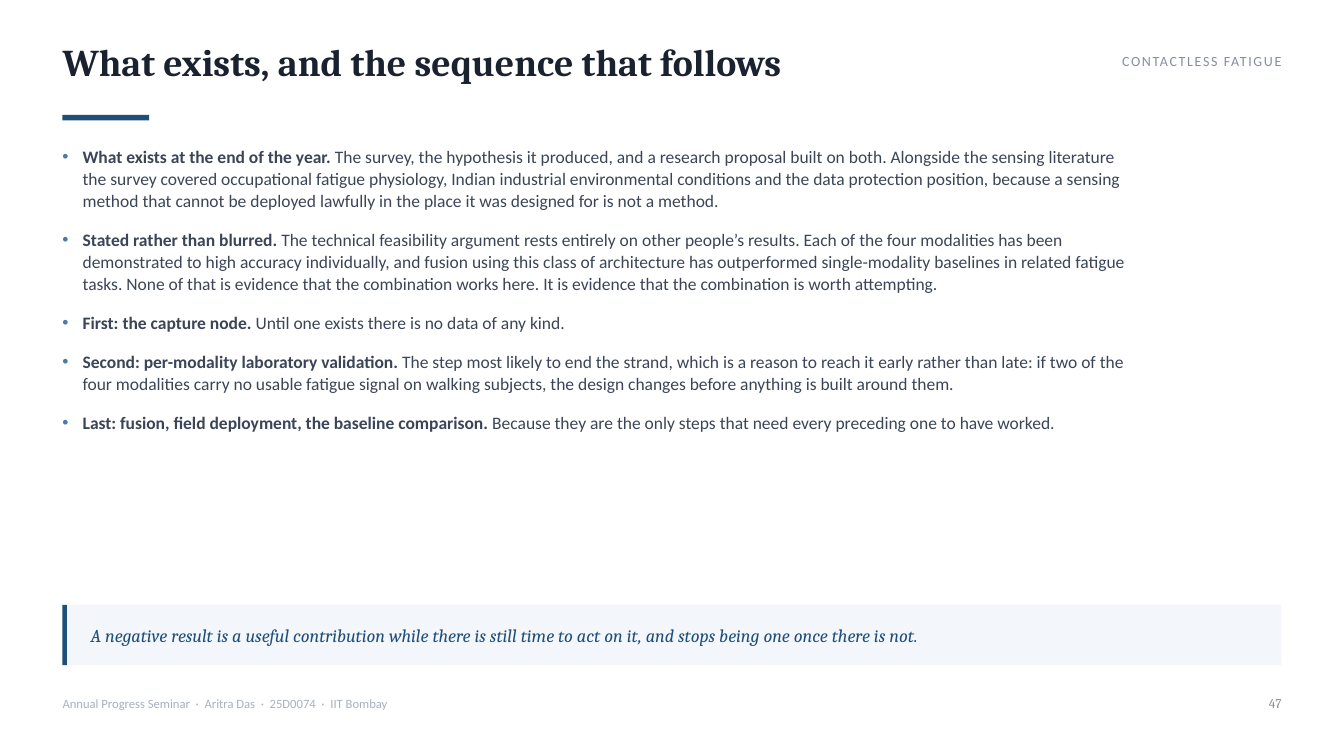
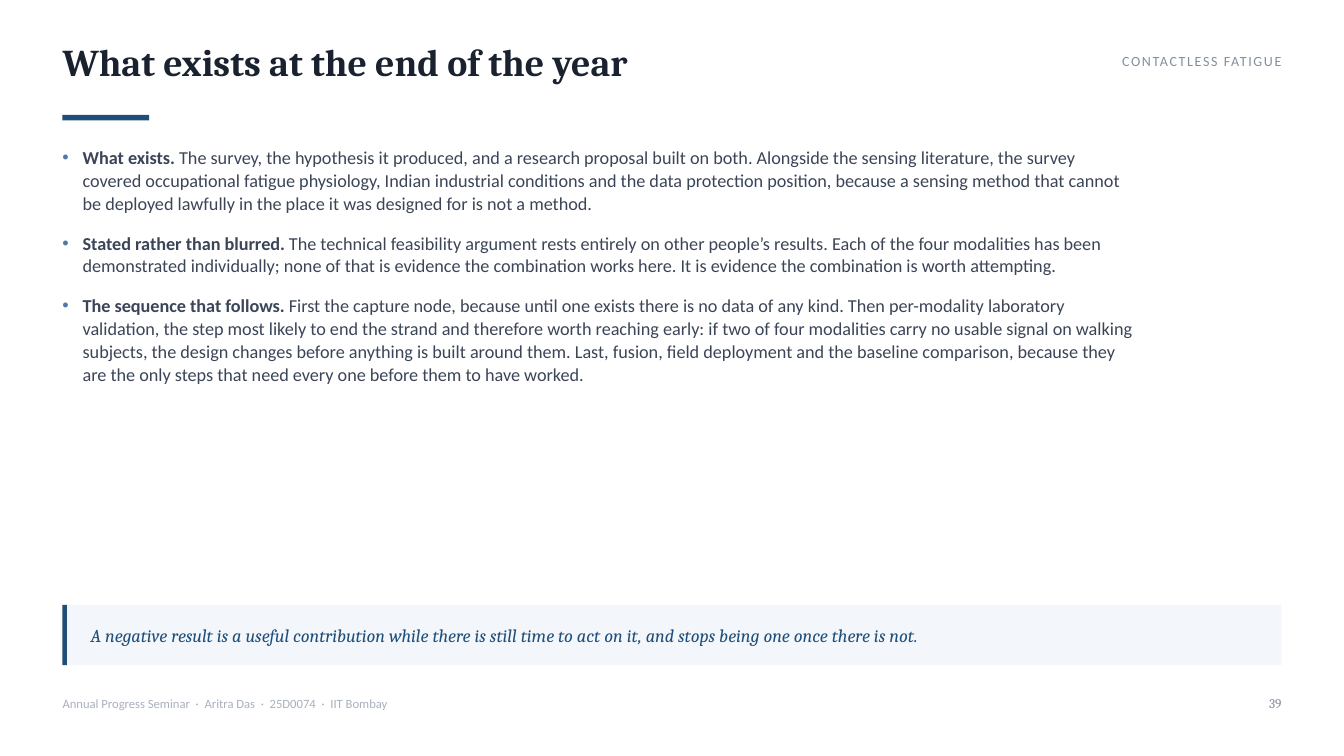
Before and after one commit to AritraD11/NarrowAisleBot, a slide deck: slide 39 of docs/aps_report/seminar_final/NarrowAisleBot_APS_Seminar.pptx (slide 47 before the commit). Drawn at 1344x756 pixels with LibreOffice and Linux fonts; fonts in the diff are those of the drawing. Boxes give left, top, right and bottom in pixels: in the first picture for what was removed or moved away, otherwise in the second. Text is boxed around its words. In the diff, an @@ line names an element or a change of style, - is before the commit and + after.

```diff
--- a/docs/aps_report/seminar_final/NarrowAisleBot_APS_Seminar.pptx
+++ b/docs/aps_report/seminar_final/NarrowAisleBot_APS_Seminar.pptx
@@ text at (x1=63, y1=49, x2=628, y2=85): text changed @@
-What exists, and the sequence that follows
+What exists at the end of the year
@@ text at (x1=83, y1=151, x2=1132, y2=384): text changed; size 12.5 to 13 pt @@
-• What exists at the end of the year. The survey, the hypothesis it produced, and a research proposal built on both. Alongside the sensing literature the survey covered occupational fatigue physiology, Indian industrial environmental conditions and the data protection position, because a sensing method that cannot be deployed lawfully in the place it was designed for is not a method.
-• Stated rather than blurred. The technical feasibility argument rests entirely on other people’s results. Each of the four modalities has been demonstrated to high accuracy individually, and fusion using this class of architecture has outperformed single-modality baselines in related fatigue tasks. None of that is evidence that the combination works here. It is evidence that the combination is worth attempting.
-• First: the capture node. Until one exists there is no data of any kind.
-• Second: per-modality laboratory validation. The step most likely to end the strand, which is a reason to reach it early rather than late: if two of the four modalities carry no usable fatigue signal on walking subjects, the design changes before anything is built around them.
-• Last: fusion, field deployment, the baseline comparison. Because they are the only steps that need every preceding one to have worked.
+• What exists. The survey, the hypothesis it produced, and a research proposal built on both. Alongside the sensing literature, the survey covered occupational fatigue physiology, Indian industrial conditions and the data protection position, because a sensing method that cannot be deployed lawfully in the place it was designed for is not a method.
+• Stated rather than blurred. The technical feasibility argument rests entirely on other people’s results. Each of the four modalities has been demonstrated individually; none of that is evidence the combination works here. It is evidence the combination is worth attempting.
+• The sequence that follows. First the capture node, because until one exists there is no data of any kind. Then per-modality laboratory validation, the step most likely to end the strand and therefore worth reaching early: if two of four modalities carry no usable signal on walking subjects, the design changes before anything is built around them. Last, fusion, field deployment and the baseline comparison, because they are the only steps that need every one before them to have worked.
@@ text at (x1=1269, y1=699, x2=1281, y2=708): text changed @@
-47
+39
```
Also in this commit, not shown: 36 other slides changed, 2 slides added, 10 slides removed, 3 other files.
